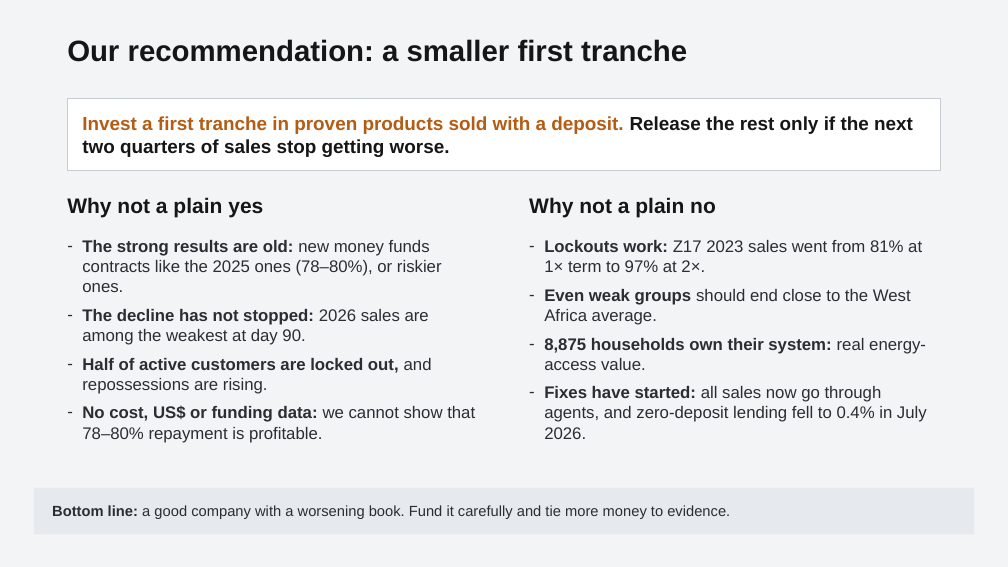
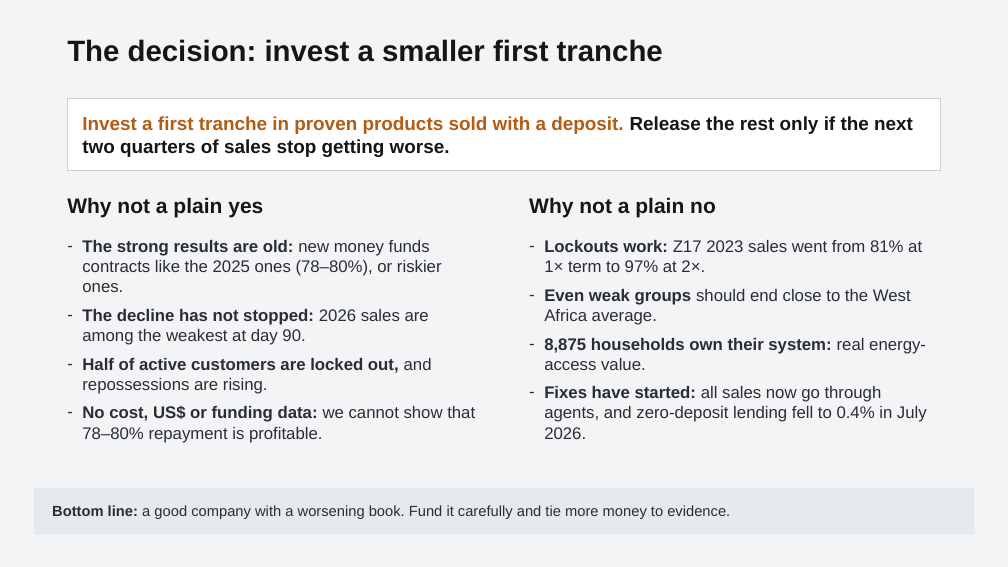
Before and after one commit to chilalaabubakar/EDA, a slide deck: slide 9 of case_study_5_paygo/Case_5_-_Decision_Briefing.pptx. Drawn at 1008x567 pixels with LibreOffice and Linux fonts; fonts in the diff are those of the drawing. Boxes give left, top, right and bottom in pixels: in the first picture for what was removed or moved away, otherwise in the second. Text is boxed around its words. In the diff, an @@ line names an element or a change of style, - is before the commit and + after.

```diff
--- a/case_study_5_paygo/Case_5_-_Decision_Briefing.pptx
+++ b/case_study_5_paygo/Case_5_-_Decision_Briefing.pptx
@@ text at (x1=67, y1=39, x2=663, y2=62): text changed @@
-Our recommendation: a smaller first tranche
+The decision: invest a smaller first tranche
```
Also in this commit, not shown: 2 other slides changed.
